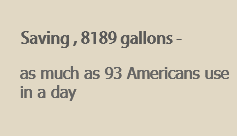
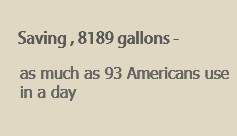
Comparing the layer stacks of the two w=237, h=136 images. Changes:
pixels changed over [18, 31, 182, 48] (layer not identified)
